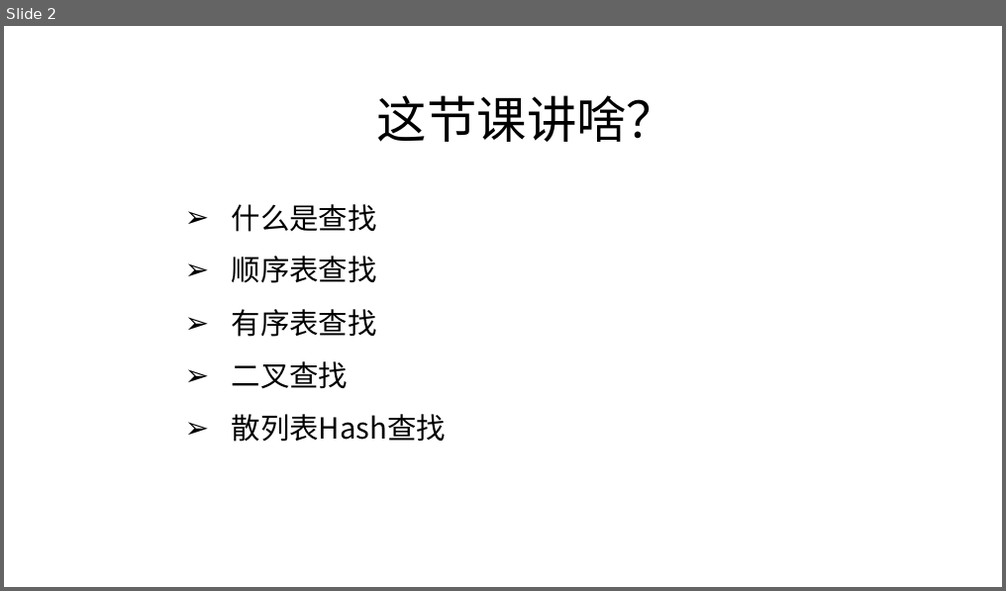
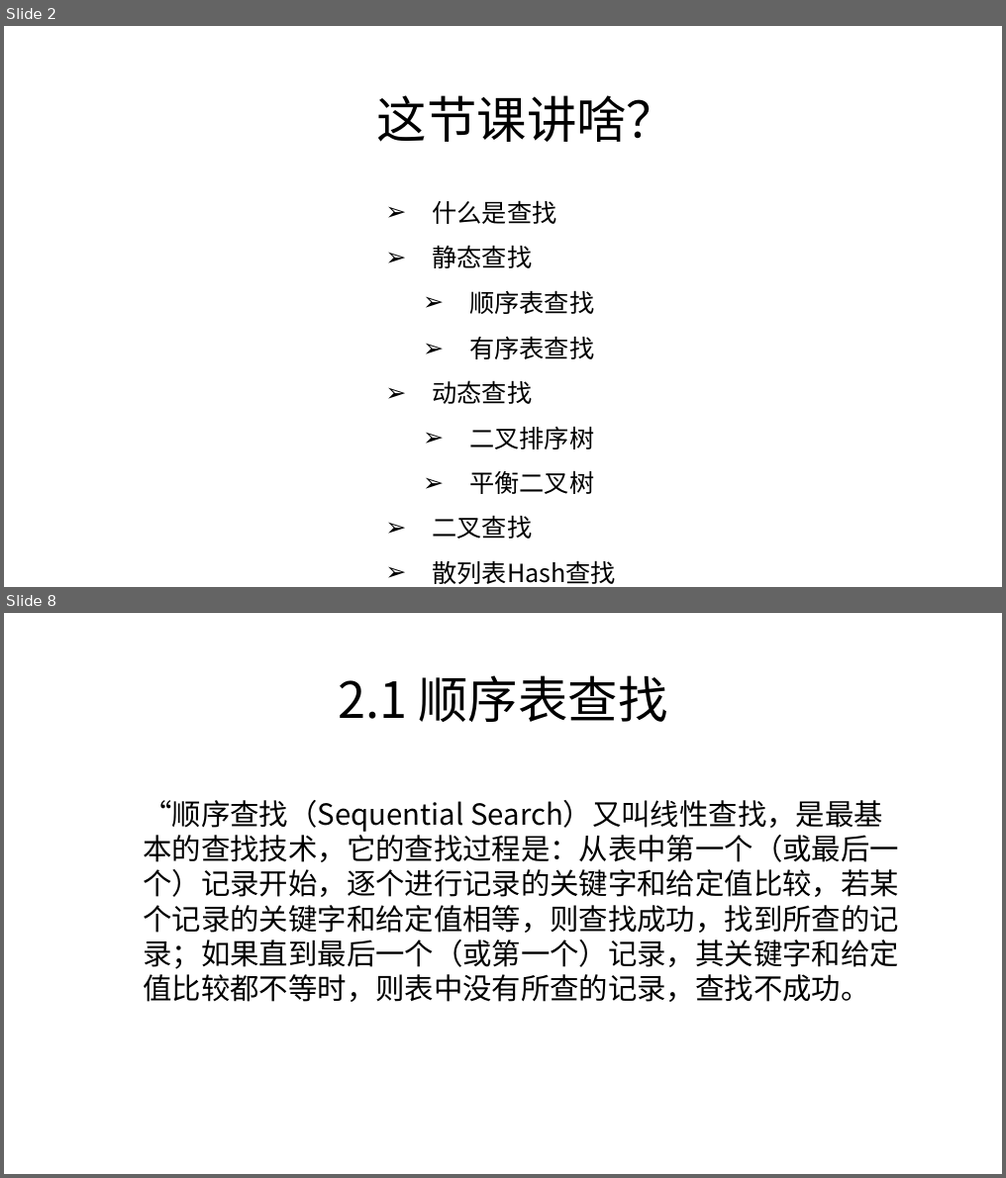
Before and after one commit to zjyesir/hmc_data_structure, a slide deck: ppt/8 查找.pptx. Shown one above the other, each under a label of ours: slide 2 before the commit, slides 2 and 8 after it; the slides between them are not shown. The pictures are 1006x591 and 1006x1178 pixels, drawn with LibreOffice and Linux fonts; fonts in the diff are those of the drawing; background and template pictures are left out. Boxes give left, top, right and bottom in pixels: in the first picture for what was removed or moved away, otherwise in the second. Text is boxed around its words. In the diff, an @@ line names an element or a change of style, - is before the commit and + after.

Commit message:
查找 1/3部分完成

```diff
--- a/ppt/8 查找.pptx
+++ b/ppt/8 查找.pptx
@@ slide 8 added at <box>4,613,1002,1174</box>, background picture (left out) @@
@@ text added at <box>338,675,668,722</box>, 48 pt, text #000000 @@
+2.1 顺序表查找
@@ text added at <box>144,800,899,1002</box>, 28 pt, text #000000 @@
+“顺序查找（Sequential Search）又叫线性查找，是最基本的查找技术，它的查找过程是：从表中第一个（或最后一个）记录开始，逐个进行记录的关键字和给定值比较，若某个记录的关键字和给定值相等，则查找成功，找到所查的记录；如果直到最后一个（或第一个）记录，其关键字和给定值比较都不等时，则表中没有所查的记录，查找不成功。
@@ slide 2 changed as well @@
@@ text "什么是查找": place and size @@
-text "什么是查找" at <box>232,204,446,442</box>
+text "什么是查找" at <box>433,200,617,584</box>
@@ text at <box>433,200,617,584</box>: size 28 to 24 pt in "什么是查找", "顺序表查找", "有序表查找", "二叉查找" and 1 more places; list level 1 to 2 in "顺序表查找"; list level 1 to 2 in "有序表查找" @@
@@ text at <box>433,245,533,269</box>: paragraph added @@
+➢ 静态查找
@@ text at <box>433,380,594,494</box>: paragraphs added @@
+➢ 动态查找
+  ➢ 二叉排序树
+  ➢ 平衡二叉树
```
Also in this commit, not shown: 4 other slides changed, 19 other slides added, 2 slides removed, 4 other files.
